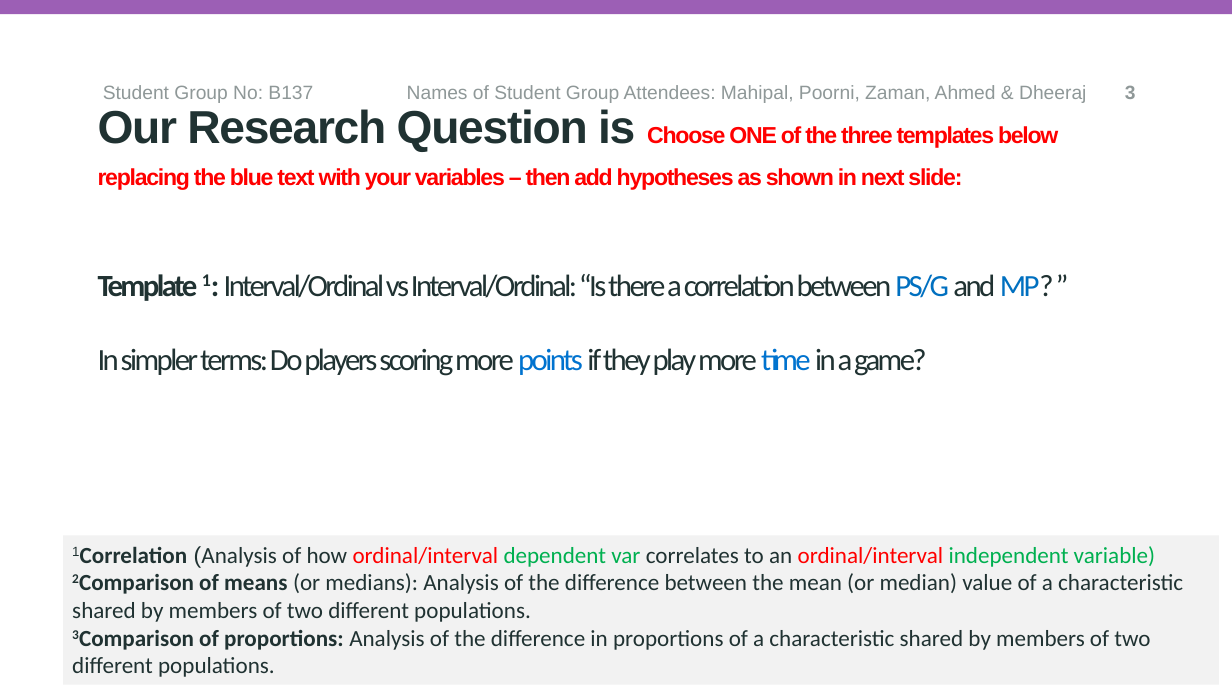
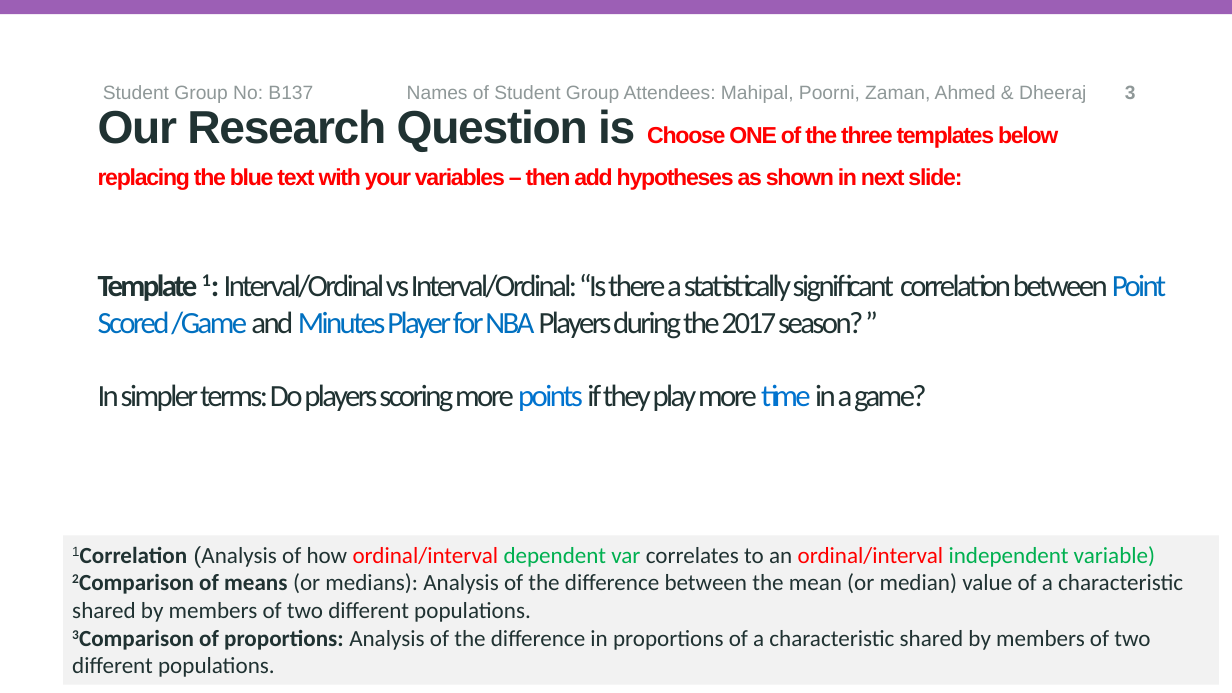
Before and after one commit to ahmedasjal/Group-Report-nba_2017_br-, a slide deck: slide 5 of research_question_presentation_template.pptx. Drawn at 1232x693 pixels with LibreOffice and Linux fonts; fonts in the diff are those of the drawing; background and template pictures are left out. Boxes give left, top, right and bottom in pixels: in the first picture for what was removed or moved away, otherwise in the second. Text is boxed around its words. In the diff, an @@ line names an element or a change of style, - is before the commit and + after.

Commit message:
Reframed the RQ Statement as required

```diff
--- a/research_question_presentation_template.pptx
+++ b/research_question_presentation_template.pptx
@@ title at box(98, 274, 1166, 412): text changed @@
-Template 1: Interval/Ordinal vs Interval/Ordinal: “Is there a correlation between PS/G and MP? ”
-In simpler terms: Do players scoring more points if they play more time in a game?
+Template 1: Interval/Ordinal vs Interval/Ordinal: “Is there a statistically significant correlation between Point Scored /Game and Minutes Player for NBA Players during the 2017 season? ”
+In simpler terms: Do players scoring more points if they play more time in a game?
```
